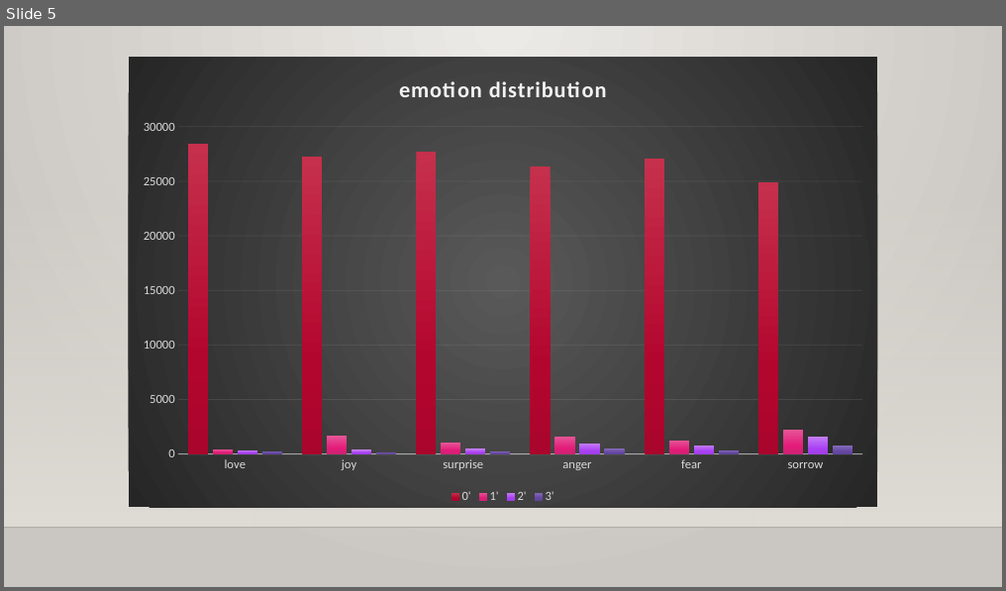
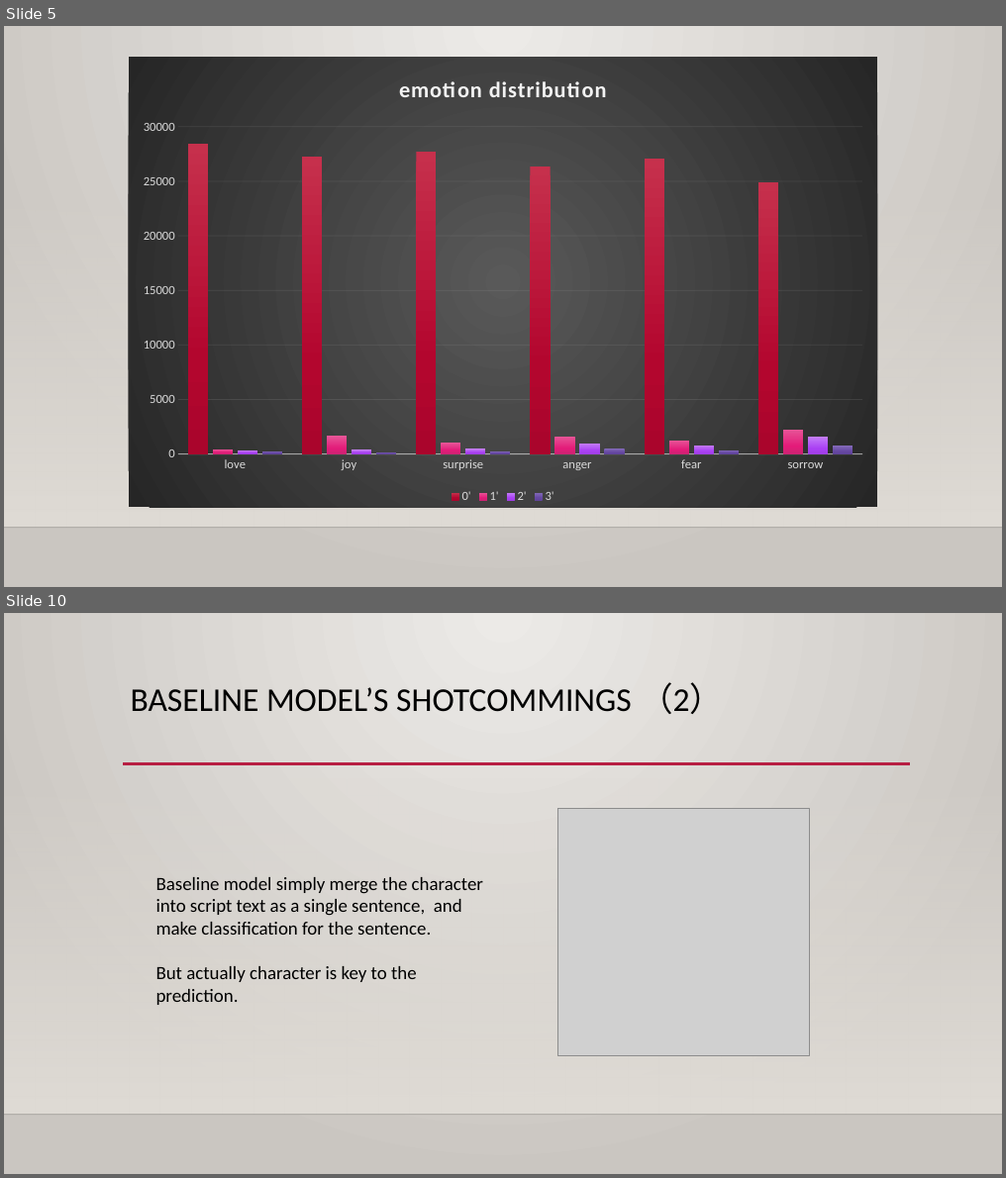
Before and after one commit to ErinYY/IIT-CS584-course-project-script_emotion, a slide deck: CS584_Team39_Presentation1.pptx. Shown one above the other, each under a label of ours: slide 5 before the commit, slides 5 and 10 after it; the slides between them are not shown. The pictures are 1006x591 and 1006x1178 pixels, drawn with LibreOffice and Linux fonts; fonts in the diff are those of the drawing; grey boxes stand for pictures; background and template pictures are left out. Boxes give left, top, right and bottom in pixels: in the first picture for what was removed or moved away, otherwise in the second. Text is boxed around its words. In the diff, an @@ line names an element or a change of style, - is before the commit and + after.

```diff
--- a/CS584_Team39_Presentation1.pptx
+++ b/CS584_Team39_Presentation1.pptx
@@ slide 10 added at [4, 613, 1002, 1174], background gradient #ECEAE7 to #CAC7C1; not listed: 2 template elements that a slide beside it also shows @@
@@ title added at [131, 682, 723, 714], 32 pt, text #000000 @@
+BASELINE MODEL’S SHOTCOMMINGS （2）
@@ line added from (123, 764) to (910, 764), #B71E42 2.5 pt @@
@@ picture added at [558, 808, 810, 1057] @@
@@ text added at [156, 877, 483, 1005], 18 pt, text #000000 @@
+Baseline model simply merge the character into script text as a single sentence, and make classification for the sentence.
+But actually character is key to the prediction.
```
Also in this commit, not shown: 1 slide changed, 4 other slides added.
